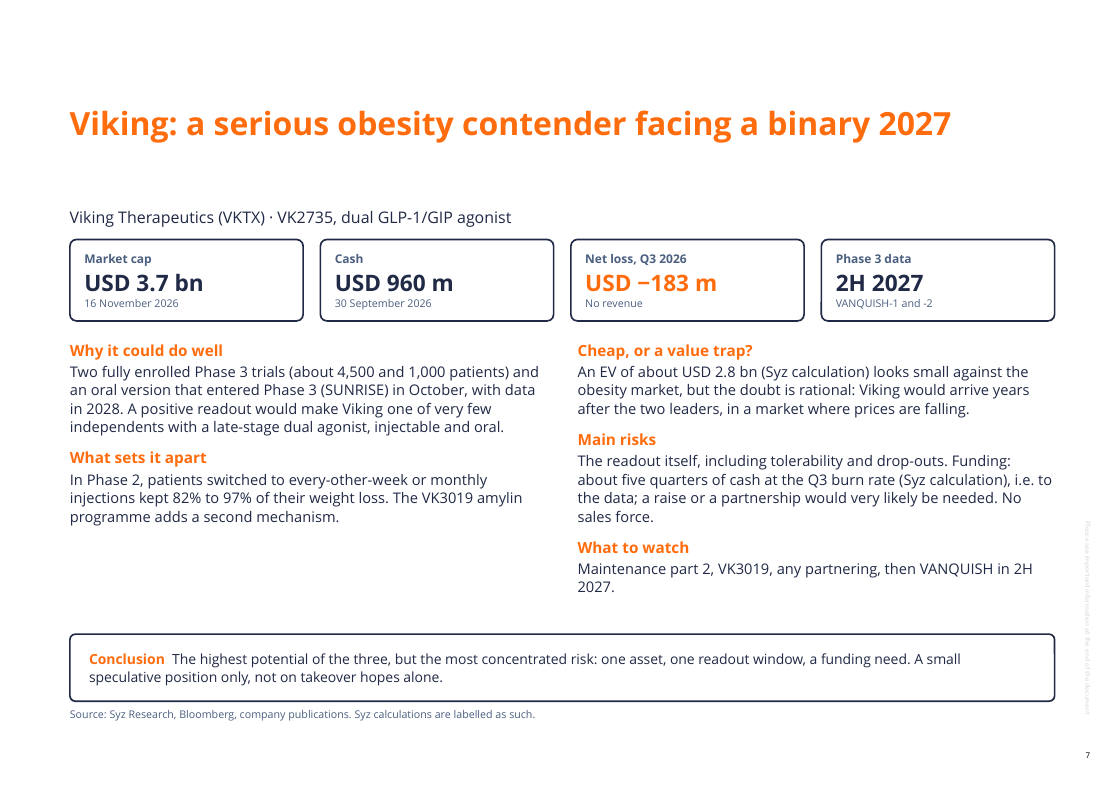
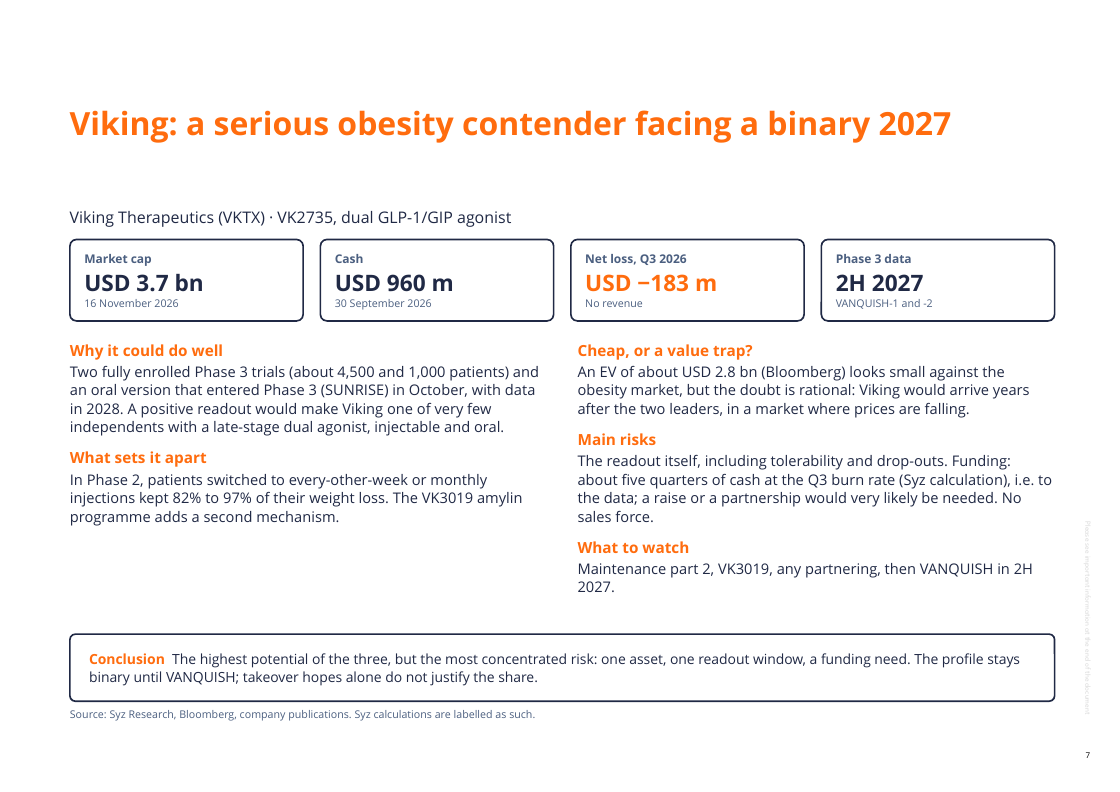
Before and after one commit to jb-db05/adhoc_Equity, a slide deck: slide 7 of notes/2026-11-16-biotech-vktx-imvt-incy/Syz_US_Biotech_fundamental_view_2026-11-16_EN.pptx. Drawn at 1120x792 pixels with LibreOffice and Linux fonts; fonts in the diff are those of the drawing; background and template pictures are left out. Boxes give left, top, right and bottom in pixels: in the first picture for what was removed or moved away, otherwise in the second. Text is boxed around its words. In the diff, an @@ line names an element or a change of style, - is before the commit and + after.

```diff
--- a/notes/2026-11-16-biotech-vktx-imvt-incy/Syz_US_Biotech_fundamental_view_2026-11-16_EN.pptx
+++ b/notes/2026-11-16-biotech-vktx-imvt-incy/Syz_US_Biotech_fundamental_view_2026-11-16_EN.pptx
@@ text at (578,366,1030,418): text changed @@
-An EV of about USD 2.8 bn (Syz calculation) looks small against the obesity market, but the doubt is rational: Viking would arrive years after the two leaders, in a market where prices are falling.
+An EV of about USD 2.8 bn (Bloomberg) looks small against the obesity market, but the doubt is rational: Viking would arrive years after the two leaders, in a market where prices are falling.
@@ text at (89,653,1020,686): text changed @@
-Conclusion The highest potential of the three, but the most concentrated risk: one asset, one readout window, a funding need. A small speculative position only, not on takeover hopes alone.
+Conclusion The highest potential of the three, but the most concentrated risk: one asset, one readout window, a funding need. The profile stays binary until VANQUISH; takeover hopes alone do not justify the share.
```
Also in this commit, not shown: 5 other slides changed, 9 other files.
